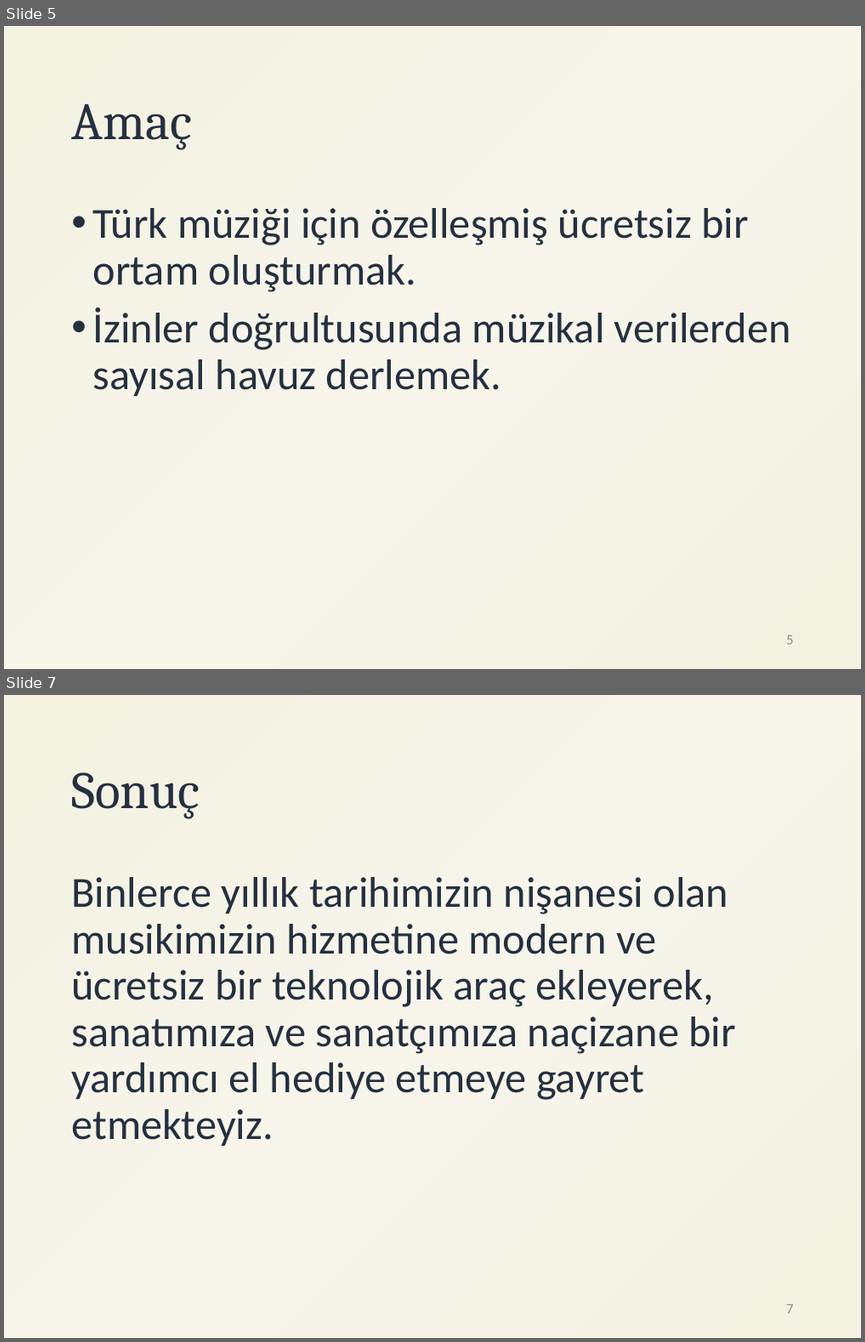
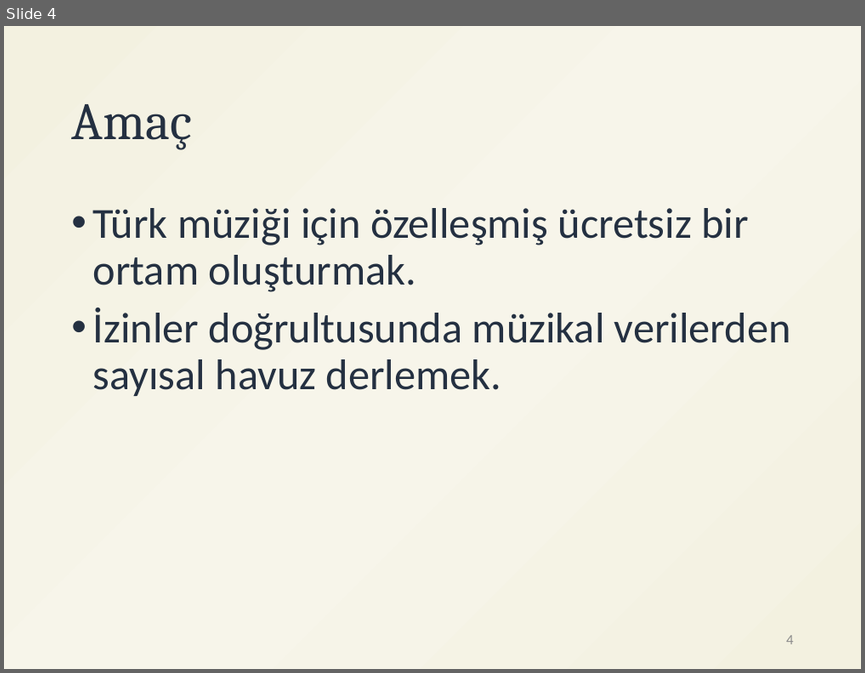
Before and after one commit to ihpar/katip, a slide deck: assets/Katip.pptx. Shown one above the other, each under a label of ours: slides 5 and 7 before the commit, slide 4 after it; the slides between them are not shown. The pictures are 865x1342 and 865x673 pixels, drawn with LibreOffice and Linux fonts; fonts in the diff are those of the drawing. Boxes give left, top, right and bottom in pixels: in the first picture for what was removed or moved away, otherwise in the second. Text is boxed around its words. In the diff, an @@ line names an element or a change of style, - is before the commit and + after.

```diff
--- a/assets/Katip.pptx
+++ b/assets/Katip.pptx
@@ slide 7 removed at [4, 695, 861, 1338], background gradient #F3F1E0 to #F7F5EA @@
@@ title removed at [71, 772, 200, 819] @@
-Sonuç
@@ text removed at [71, 877, 736, 1145] @@
-Binlerce yıllık tarihimizin nişanesi olan musikimizin hizmetine modern ve ücretsiz bir teknolojik araç ekleyerek, sanatımıza ve sanatçımıza naçizane bir yardımcı el hediye etmeye gayret etmekteyiz.
@@ page number removed at [786, 1304, 793, 1313] @@
-7
@@ what was slide 5 is now slide 4 @@
@@ page number at [786, 635, 793, 644]: text changed @@
-5
+4
```
Also in this commit, not shown: 2 slides changed, 2 other files.
